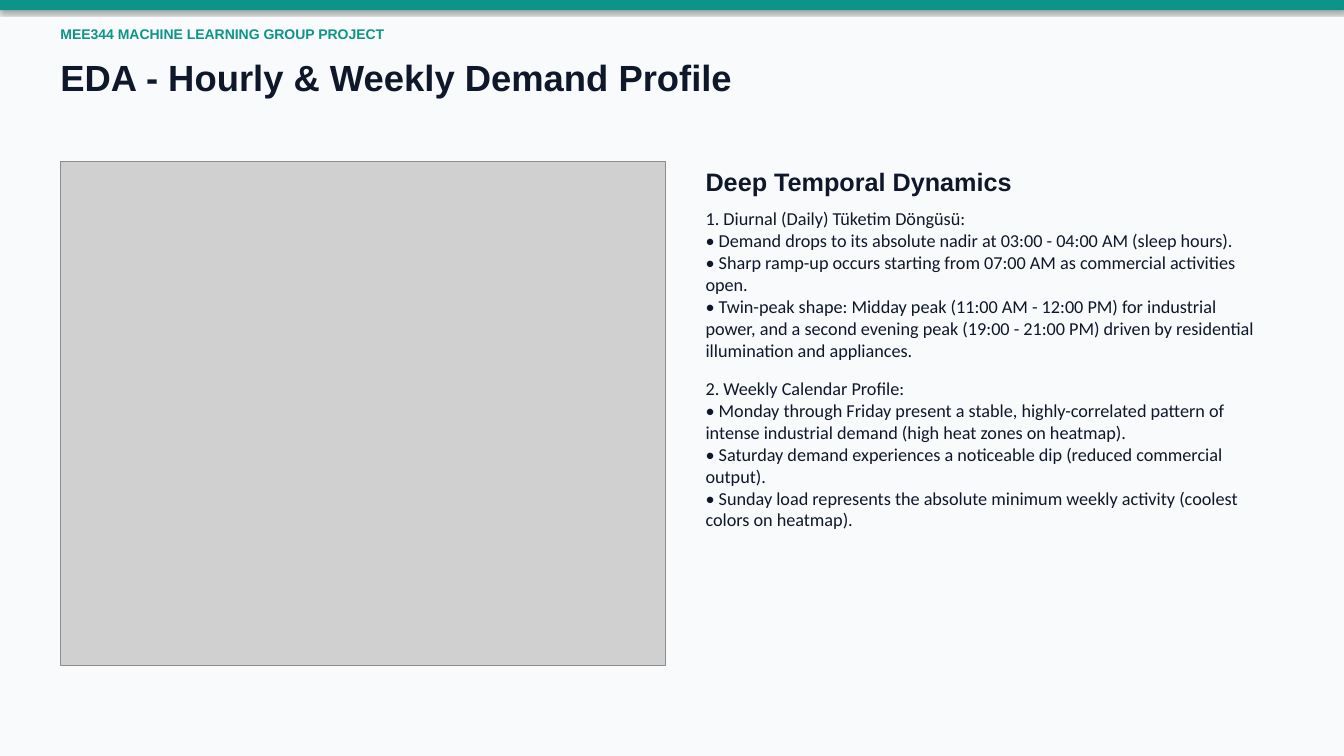
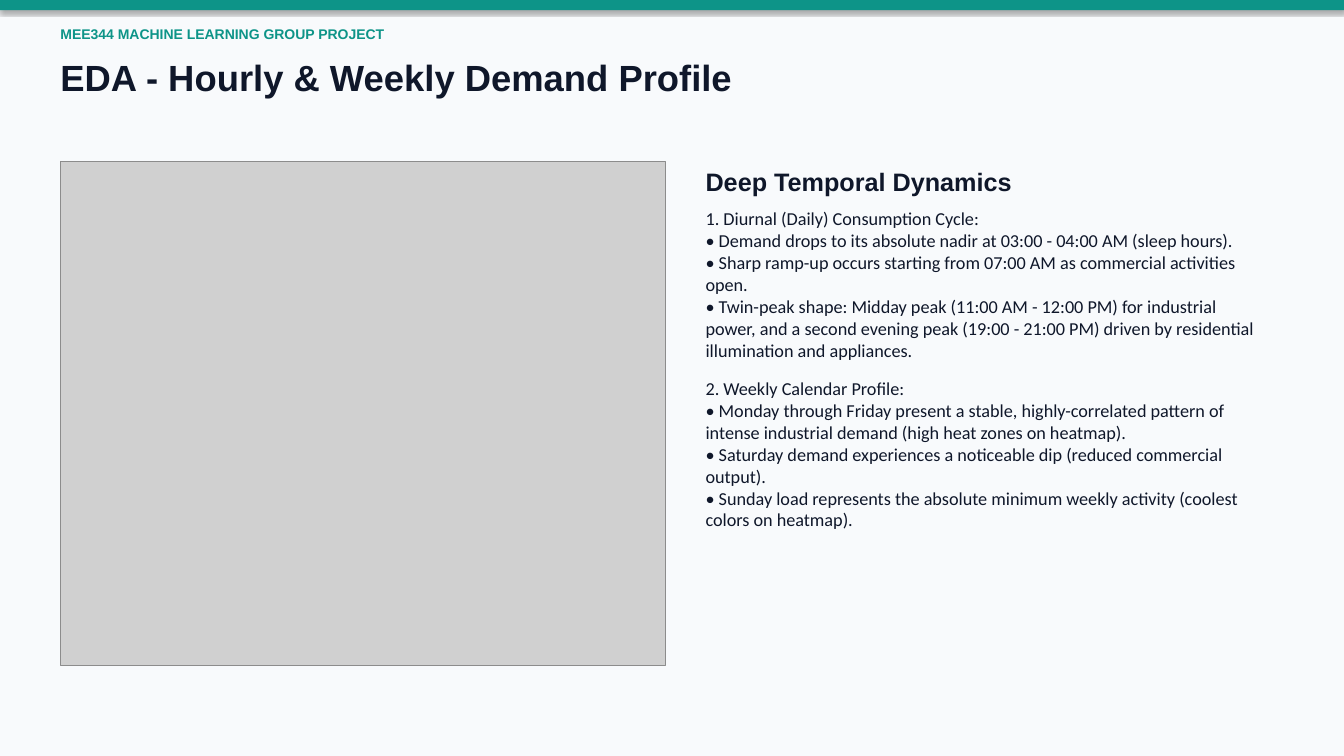
Before and after one commit to kemallatak/MEE344-Machine-Learning, a slide deck: slide 6 of MEE344_Machine_Learning_Presentation.pptx. Drawn at 1344x756 pixels with LibreOffice and Linux fonts; fonts in the diff are those of the drawing; grey boxes stand for pictures. Boxes give left, top, right and bottom in pixels: in the first picture for what was removed or moved away, otherwise in the second. Text is boxed around its words. In the diff, an @@ line names an element or a change of style, - is before the commit and + after.

```diff
--- a/MEE344_Machine_Learning_Presentation.pptx
+++ b/MEE344_Machine_Learning_Presentation.pptx
@@ text at (706,212,1253,360): text changed @@
-1. Diurnal (Daily) Tüketim Döngüsü:
-• Demand drops to its absolute nadir at 03:00 - 04:00 AM (sleep hours).
-• Sharp ramp-up occurs starting from 07:00 AM as commercial activities open.
-• Twin-peak shape: Midday peak (11:00 AM - 12:00 PM) for industrial power, and a second evening peak (19:00 - 21:00 PM) driven by residential illumination and appliances.
+1. Diurnal (Daily) Consumption Cycle:
+• Demand drops to its absolute nadir at 03:00 - 04:00 AM (sleep hours).
+• Sharp ramp-up occurs starting from 07:00 AM as commercial activities open.
+• Twin-peak shape: Midday peak (11:00 AM - 12:00 PM) for industrial power, and a second evening peak (19:00 - 21:00 PM) driven by residential illumination and appliances.
```
Also in this commit, not shown: 7 other slides changed, 7 other files.
